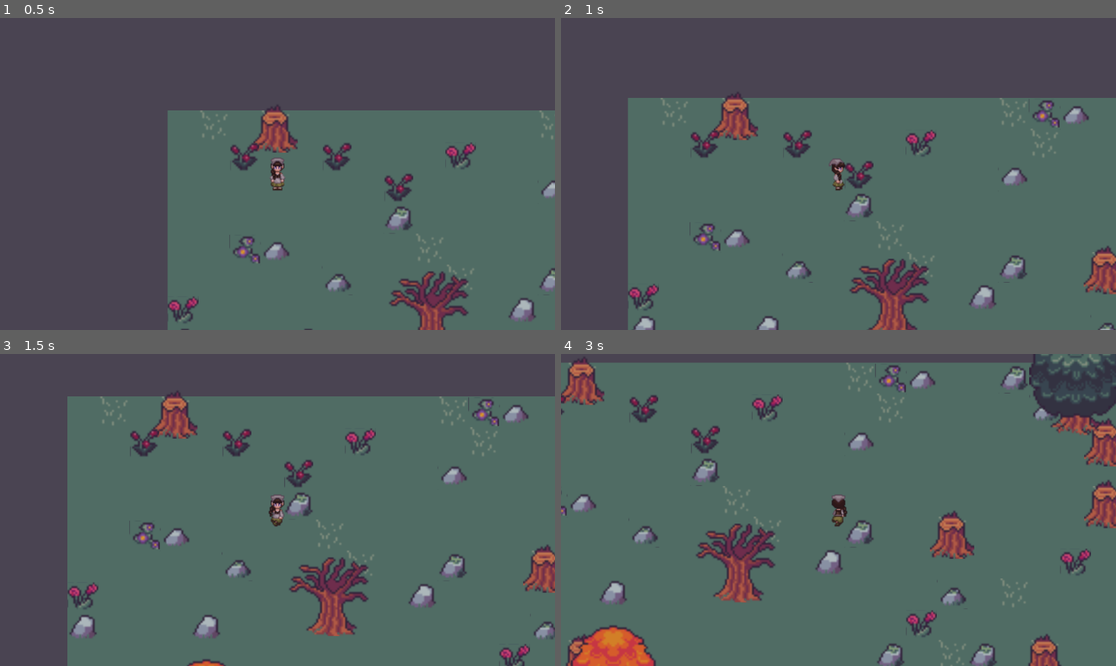
Above: before the commit, frames 1-4 (two rows, left to right).
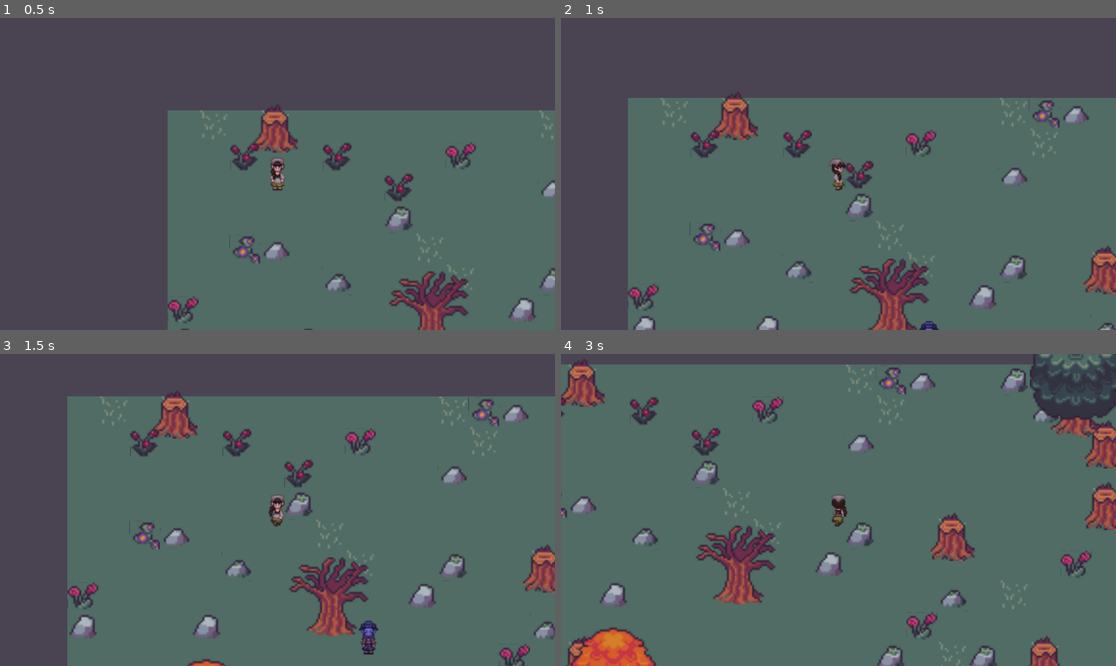
Above: after the commit, the same moments.

Repository: Anishax11/Procedural-World-Generation-Prototype
Game: Godot game, scene res://scenes/world.tscn
The game is run twice, just before and just after one commit, with the same random seed, the same clock (stepped at 60 frames per second) and the same inputs.
Inputs:
- Up to frame 1 (0.5 s): no input
- Up to frame 2 (1 s): tap Enter at 0.5 s; hold D (Right) from 0.53 s (still down); hold Shift (Shift) from 0.53 s (still down)
- Up to frame 3 (1.5 s): release D (Right) at 1.28 s; release Shift (Shift) at 1.28 s; hold S (Down) from 1.28 s (still down); tap Shift (Shift) at 1.35 s
- Up to frame 4 (3 s): release S (Down) at 2.03 s; hold D (Right) 2.03-2.78 s; hold Shift (Shift) 2.03-2.78 s; hold Up (Up) from 2.78 s (still down); tap Shift (Shift) at 2.85 s

Frame 1 is identical in both runs. In frame 2, less than 0.1% of the frame differs, in the area x 64-69%, y 97-100%; in frame 3, 0.3%; in frame 4, 7.3%, in the area x 0-100%, y 0-100%.

Commit message:
Add enemy

Diff:
--- a/project.godot
+++ b/project.godot
@@ -8,11 +8,15 @@
 
 config_version=5
 
+[animation]
+
+compatibility/default_parent_skeleton_in_mesh_instance_3d=true
+
 [application]
 
 config/name="ECP Prototype"
 run/main_scene="res://scenes/world.tscn"
-config/features=PackedStringArray("4.3", "Forward Plus")
+config/features=PackedStringArray("4.6", "Forward Plus")
 config/icon="res://icon.svg"
 
 [input]
--- /dev/null
+++ b/scenes/enemy.tscn
@@ -0,0 +1,124 @@
+[gd_scene format=3 uid="uid://ddjijj7jpne32"]
+
+[ext_resource type="Script" uid="uid://cbjknp6nwukbj" path="res://scripts/enemy.gd" id="1_5uy6h"]
+[ext_resource type="Texture2D" uid="uid://b5wq0hmbgnmqm" path="res://sprites/MemaoCharacterFantasySpritePack/006.png" id="1_md0e3"]
+[ext_resource type="PackedScene" uid="uid://dqthdfcpxpow3" path="res://scenes/health_box_component.tscn" id="2_4ra3w"]
+[ext_resource type="PackedScene" uid="uid://cr61hhetsnfdv" path="res://scenes/hit_box_component.tscn" id="3_4ra3w"]
+
+[sub_resource type="AtlasTexture" id="AtlasTexture_md484"]
+atlas = ExtResource("1_md0e3")
+region = Rect2(0, 576, 48, 48)
+
+[sub_resource type="AtlasTexture" id="AtlasTexture_ipns3"]
+atlas = ExtResource("1_md0e3")
+region = Rect2(48, 576, 48, 48)
+
+[sub_resource type="AtlasTexture" id="AtlasTexture_8qclf"]
+atlas = ExtResource("1_md0e3")
+region = Rect2(96, 576, 48, 48)
+
+[sub_resource type="AtlasTexture" id="AtlasTexture_w8i8w"]
+atlas = ExtResource("1_md0e3")
+region = Rect2(144, 576, 48, 48)
+
+[sub_resource type="AtlasTexture" id="AtlasTexture_5uy6h"]
+atlas = ExtResource("1_md0e3")
+region = Rect2(0, 0, 48, 48)
+
+[sub_resource type="AtlasTexture" id="AtlasTexture_c4w8v"]
+atlas = ExtResource("1_md0e3")
+region = Rect2(48, 0, 48, 48)
+
+[sub_resource type="AtlasTexture" id="AtlasTexture_xwavj"]
+atlas = ExtResource("1_md0e3")
+region = Rect2(96, 0, 48, 48)
+
+[sub_resource type="AtlasTexture" id="AtlasTexture_nenq2"]
+atlas = ExtResource("1_md0e3")
+region = Rect2(144, 0, 48, 48)
+
+[sub_resource type="SpriteFrames" id="SpriteFrames_md484"]
+animations = [{
+"frames": [{
+"duration": 1.0,
+"texture": SubResource("AtlasTexture_md484")
+}, {
+"duration": 1.0,
+"texture": SubResource("AtlasTexture_ipns3")
+}, {
+"duration": 1.0,
+"texture": SubResource("AtlasTexture_8qclf")
+}, {
+"duration": 1.0,
+"texture": SubResource("AtlasTexture_w8i8w")
+}, {
+"duration": 1.0,
+"texture": SubResource("AtlasTexture_md484")
+}],
+"loop": false,
+"name": &"attack",
+"speed": 7.0
+}, {
+"frames": [{
+"duration": 1.0,
+"texture": SubResource("AtlasTexture_5uy6h")
+}, {
+"duration": 1.0,
+"texture": SubResource("AtlasTexture_c4w8v")
+}, {
+"duration": 1.0,
+"texture": SubResource("AtlasTexture_xwavj")
+}, {
+"duration": 1.0,
+"texture": SubResource("AtlasTexture_nenq2")
+}],
+"loop": true,
+"name": &"default",
+"speed": 5.0
+}]
+
+[sub_resource type="CapsuleShape2D" id="CapsuleShape2D_ipns3"]
+
+[sub_resource type="CapsuleShape2D" id="CapsuleShape2D_5uy6h"]
+height = 28.0
+
+[sub_resource type="CircleShape2D" id="CircleShape2D_c4w8v"]
+radius = 143.01399
+
+[node name="Enemy" type="CharacterBody2D" unique_id=713136746]
+z_index = 3
+scale = Vector2(0.5, 0.5)
+script = ExtResource("1_5uy6h")
+
+[node name="AnimatedSprite2D" type="AnimatedSprite2D" parent="." unique_id=1371255864]
+sprite_frames = SubResource("SpriteFrames_md484")
+animation = &"attack"
+autoplay = "default"
+frame = 4
+frame_progress = 1.0
+
+[node name="CollisionShape2D" type="CollisionShape2D" parent="." unique_id=1434268243]
+shape = SubResource("CapsuleShape2D_ipns3")
+
+[node name="HealthBoxComponent" parent="." unique_id=757536793 node_paths=PackedStringArray("healthbar") instance=ExtResource("2_4ra3w")]
+healthbar = NodePath("Label")
+
+[node name="Label" type="Label" parent="HealthBoxComponent" unique_id=1471579652]
+offset_left = -19.0
+offset_top = -47.0
+offset_right = 21.0
+offset_bottom = -24.0
+
+[node name="HitBoxComponent" parent="." unique_id=1270115252 instance=ExtResource("3_4ra3w")]
+
+[node name="CollisionShape2D" type="CollisionShape2D" parent="HitBoxComponent" unique_id=1754243396]
+shape = SubResource("CapsuleShape2D_5uy6h")
+
+[node name="NavigationAgent2D" type="NavigationAgent2D" parent="." unique_id=780972270]
+
+[node name="Range" type="Area2D" parent="." unique_id=249211410]
+
+[node name="CollisionShape2D" type="CollisionShape2D" parent="Range" unique_id=156491729]
+shape = SubResource("CircleShape2D_c4w8v")
+
+[connection signal="body_entered" from="Range" to="." method="_on_range_body_entered"]
--- /dev/null
+++ b/scenes/health_box_component.tscn
@@ -0,0 +1,6 @@
+[gd_scene format=3 uid="uid://dqthdfcpxpow3"]
+
+[ext_resource type="Script" uid="uid://dkcaqyr88ws2m" path="res://scripts/health_box_component.gd" id="1_rql01"]
+
+[node name="HealthBoxComponent" type="Node2D" unique_id=757536793]
+script = ExtResource("1_rql01")
--- /dev/null
+++ b/scenes/hit_box_component.tscn
@@ -0,0 +1,6 @@
+[gd_scene format=3 uid="uid://cr61hhetsnfdv"]
+
+[ext_resource type="Script" uid="uid://gwmjl3olscrf" path="res://scripts/hit_box_component.gd" id="1_ofe5w"]
+
+[node name="HitBoxComponent" type="Area2D" unique_id=1270115252]
+script = ExtResource("1_ofe5w")
--- a/scenes/player.tscn
+++ b/scenes/player.tscn
@@ -272,27 +272,27 @@
 
 [sub_resource type="CapsuleShape2D" id="CapsuleShape2D_j8mtk"]
 
-[node name="Player" type="CharacterBody2D"]
+[node name="Player" type="CharacterBody2D" unique_id=1552847839]
 z_index = 3
 y_sort_enabled = true
 scale = Vector2(0.5, 0.5)
 script = ExtResource("1_h6082")
 
-[node name="AnimatedSprite2D" type="AnimatedSprite2D" parent="."]
+[node name="AnimatedSprite2D" type="AnimatedSprite2D" parent="." unique_id=19499952]
 sprite_frames = SubResource("SpriteFrames_gtw56")
 animation = &"forward"
 frame = 4
 frame_progress = 1.0
 
-[node name="CollisionShape2D" type="CollisionShape2D" parent="."]
+[node name="CollisionShape2D" type="CollisionShape2D" parent="." unique_id=1092469101]
 shape = SubResource("CapsuleShape2D_j8mtk")
 
-[node name="Camera2D" type="Camera2D" parent="."]
+[node name="Camera2D" type="Camera2D" parent="." unique_id=2128112591]
 zoom = Vector2(4, 4)
 
-[node name="CanvasLayer" type="CanvasLayer" parent="."]
-
-[node name="ColorRect" type="ColorRect" parent="CanvasLayer"]
+[node name="CanvasLayer" type="CanvasLayer" parent="." unique_id=1971095028]
+
+[node name="ColorRect" type="ColorRect" parent="CanvasLayer" unique_id=530366787]
 anchors_preset = 15
 anchor_right = 1.0
 anchor_bottom = 1.0
--- a/scenes/stones.tscn
+++ b/scenes/stones.tscn
@@ -93,15 +93,15 @@
 [sub_resource type="CircleShape2D" id="CircleShape2D_iblou"]
 radius = 6.08276
 
-[node name="Stones" type="StaticBody2D"]
+[node name="Stones" type="StaticBody2D" unique_id=348821568]
 z_index = 2
 y_sort_enabled = true
 script = ExtResource("1_h0l0j")
 
-[node name="AnimatedSprite2D" type="AnimatedSprite2D" parent="."]
+[node name="AnimatedSprite2D" type="AnimatedSprite2D" parent="." unique_id=1176928989]
 sprite_frames = SubResource("SpriteFrames_hkfd5")
 animation = &"stone4"
 
-[node name="CollisionShape2D" type="CollisionShape2D" parent="."]
+[node name="CollisionShape2D" type="CollisionShape2D" parent="." unique_id=496804883]
 position = Vector2(0, 2)
 shape = SubResource("CircleShape2D_iblou")
--- a/scenes/world.tscn
+++ b/scenes/world.tscn
@@ -1,12 +1,13 @@
-[gd_scene load_steps=13 format=3 uid="uid://cgaqki7i5emon"]
-
-[ext_resource type="Script" path="res://scripts/world.gd" id="1_48nx0"]
+[gd_scene format=3 uid="uid://cgaqki7i5emon"]
+
+[ext_resource type="Script" uid="uid://c4axg0wfqkv2x" path="res://scripts/world.gd" id="1_48nx0"]
 [ext_resource type="Texture2D" uid="uid://dqpyfmyerhojb" path="res://sprites/All Tileset/16x16.png" id="2_1jy0w"]
 [ext_resource type="Texture2D" uid="uid://d3fiwqf3bjiab" path="res://sprites/WaterTileMap.png" id="3_75ksv"]
 [ext_resource type="PackedScene" uid="uid://c0grk3q8mcath" path="res://scenes/player.tscn" id="3_ki41a"]
 [ext_resource type="Texture2D" uid="uid://crvw1klgp6bq1" path="res://sprites/Grass.png" id="4_wm4c0"]
 [ext_resource type="Texture2D" uid="uid://ddubghrmtpx0v" path="res://sprites/WaterTilesets.png" id="5_vcepr"]
-[ext_resource type="Script" path="res://scripts/greenery.gd" id="7_h1eua"]
+[ext_resource type="Script" uid="uid://bwdo01litjbmp" path="res://scripts/greenery.gd" id="7_h1eua"]
+[ext_resource type="PackedScene" uid="uid://ddjijj7jpne32" path="res://scenes/enemy.tscn" id="8_7r4gi"]
 
 [sub_resource type="TileSetAtlasSource" id="TileSetAtlasSource_6mu14"]
 texture = ExtResource("2_1jy0w")
@@ -352,20 +353,30 @@
 sources/3 = SubResource("TileSetAtlasSource_h0nr0")
 sources/4 = SubResource("TileSetAtlasSource_6r6vw")
 
-[node name="World" type="Node2D"]
+[sub_resource type="NavigationPolygon" id="NavigationPolygon_4mrxx"]
+vertices = PackedVector2Array(1552.7734, 728.8906, -55.953125, 713.09375, -53.039063, 12.96875, 1537.2109, 9.0234375)
+polygons = Array[PackedInt32Array]([PackedInt32Array(0, 1, 2, 3)])
+outlines = Array[PackedVector2Array]([PackedVector2Array(-63, 3, 1547, -1, 1563, 739, -66, 723)])
+
+[node name="World" type="Node2D" unique_id=1125928686]
 y_sort_enabled = true
 script = ExtResource("1_48nx0")
 
-[node name="TileMapLayer" type="TileMapLayer" parent="."]
+[node name="TileMapLayer" type="TileMapLayer" parent="." unique_id=1130499976]
 y_sort_enabled = true
 tile_set = SubResource("TileSet_oh2ko")
 
-[node name="Player" parent="." instance=ExtResource("3_ki41a")]
-z_index = 1
+[node name="Player" parent="." unique_id=1303849976 instance=ExtResource("3_ki41a")]
 position = Vector2(57, 33)
 
-[node name="Greenery" type="Node2D" parent="."]
+[node name="Greenery" type="Node2D" parent="." unique_id=328419711]
 y_sort_enabled = true
 script = ExtResource("7_h1eua")
 
+[node name="Enemy" parent="." unique_id=713136746 instance=ExtResource("8_7r4gi")]
+position = Vector2(155, 124)
+
+[node name="NavigationRegion2D" type="NavigationRegion2D" parent="." unique_id=1912358369]
+navigation_polygon = SubResource("NavigationPolygon_4mrxx")
+
 [connection signal="child_entered_tree" from="Greenery" to="." method="_on_greenery_child_entered_tree"]
--- /dev/null
+++ b/scripts/enemy.gd
@@ -0,0 +1,87 @@
+extends CharacterBody2D
+
+@onready var navigation_agent_2d: NavigationAgent2D = $NavigationAgent2D
+@onready var animated_sprite_2d: AnimatedSprite2D = $AnimatedSprite2D
+
+var player
+var speed = 50
+var direction : Vector2 = Vector2.ZERO
+enum States {patrol,chase,combat}
+var state = States.patrol
+var wait_time = 5.0
+var distance_to_player
+func _ready():
+	player = get_tree().current_scene.find_child("Player")
+
+func _process(delta: float) -> void:
+
+	if state == States.patrol:
+		patrol()
+	elif state == States.chase:
+		distance_to_player=position.distance_to(player.global_position)
+		chase()
+	else:
+		combat()
+
+	move_and_slide()
+	wait_time-=delta
+
+func patrol():
+
+	if wait_time<=0:
+
+		direction = Vector2(randi_range(-1,1),randi_range(-1,1))
+		wait_time = 3.0
+	if get_slide_collision_count() > 0:
+		var collision = get_slide_collision(0)
+		var normal = collision.get_normal()
+		direction = direction.bounce(normal)
+
+	direction = direction.normalized()
+	velocity = direction * speed
+
+
+func chase():
+	print("Chasing")
+	if distance_to_player>200:
+		state = States.patrol
+		return
+	navigation_agent_2d.target_position = player.global_position
+	var next_pos  = navigation_agent_2d.get_next_path_position()
+	direction  = (next_pos - global_position).normalized()
+	if get_slide_collision_count() > 0:
+
+		var collision = get_slide_collision(0)
+		if collision.get_collider().name =="Player":
+			player.state = player.States.combat
+			state = States.combat
+
+		else:
+			var normal = collision.get_normal()
+			state = States.patrol
+
+	velocity = direction * speed
+	move_and_slide()
+
+
+
+
+func combat():
+	print("Combat mode")
+	direction = Vector2.ZERO
+	velocity = Vector2.ZERO
+	attack()
+	if distance_to_player>10 and distance_to_player<70:
+		print("Switch to chase")
+		state = States.chase
+
+
+
+
+func _on_range_body_entered(body: Node2D) -> void:
+	if body.name =="Player":
+		print("player in sight")
+		state = States.chase
+
+func attack():
+	animated_sprite_2d.play("attack")
--- /dev/null
+++ b/scripts/health_box_component.gd
@@ -0,0 +1,27 @@
+extends Node2D
+
+var maxHealth
+var health = maxHealth # health is set to max when entity spawns/re spawns
+@export var healthbar : Label = health # replace with ui box later
+
+# Called when the node enters the scene tree for the first time.
+func _ready() -> void:
+	pass # Replace with function body.
+
+
+# Called every frame. 'delta' is the elapsed time since the previous frame.
+func _process(delta: float) -> void:
+	pass
+
+
+func take_damage(damage):
+	health -= damage
+	healthbar.text = health
+	if health<=0:
+		get_parent().queue_free()
+
+func heal(additional_health):
+	health += additional_health
+	healthbar.text = health
+	if health > maxHealth:
+		health = maxHealth
--- /dev/null
+++ b/scripts/hit_box_component.gd
@@ -0,0 +1,12 @@
+extends Area2D
+
+@export var healthbox : Node2D
+
+# Called when the node enters the scene tree for the first time.
+func _ready() -> void:
+	pass # Replace with function body.
+
+
+# Called every frame. 'delta' is the elapsed time since the previous frame.
+func _process(delta: float) -> void:
+	pass
--- a/scripts/player.gd
+++ b/scripts/player.gd
@@ -1,6 +1,8 @@
 extends CharacterBody2D
 
 var dream = "forest"
+enum States{combat,explore}
+var state = States.explore
 @onready var animated_sprite_2d: AnimatedSprite2D = $AnimatedSprite2D
 @onready var color_rect: ColorRect = $CanvasLayer/ColorRect
 var worldshade = {
@@ -16,7 +18,8 @@
 	color_rect.color.a = worldshade[dream]["opacity"]
 
 func _physics_process(delta: float) -> void:
-
+	#if state == States.combat:
+		#return
 	if direction==Vector2(0,1):
 		animated_sprite_2d.play("forward")
 	if direction==Vector2(0,-1):
@@ -53,19 +56,21 @@
 
 func _input(event: InputEvent) -> void:
 
-	direction=Vector2.ZERO
-	if Input.is_action_pressed("Shift"):
-		speed=150
-	else:
-		speed=70
-	if Input.is_action_pressed("Up"):
-		direction.y-=1
-	if Input.is_action_pressed("Down"):
-		direction.y+=1
-	if Input.is_action_pressed("Right"):
-		direction.x+=1
-	if Input.is_action_pressed("Left"):
-		direction.x-=1
+
+		direction=Vector2.ZERO
+		if Input.is_action_pressed("Shift"):
+			speed=150
+		else:
+			speed=70
+		if Input.is_action_pressed("Up"):
+			direction.y-=1
+		if Input.is_action_pressed("Down"):
+			direction.y+=1
+		if Input.is_action_pressed("Right"):
+			direction.x+=1
+		if Input.is_action_pressed("Left"):
+			direction.x-=1
+
 
 
 
Not shown: 1 places in scenes/player.tscn that only renumber resources
Not shown: 1 places in scenes/stones.tscn that only renumber resources
Not shown, added: scripts/decor.gd.uid
Not shown, added: scripts/enemy.gd.uid
Not shown, added: scripts/greenery.gd.uid
Not shown, added: scripts/health_box_component.gd.uid
Not shown, added: scripts/hit_box_component.gd.uid
Not shown, added: scripts/player.gd.uid
Not shown, added: scripts/stones.gd.uid
Not shown, added: scripts/tree.gd.uid
Not shown, added: scripts/world.gd.uid
